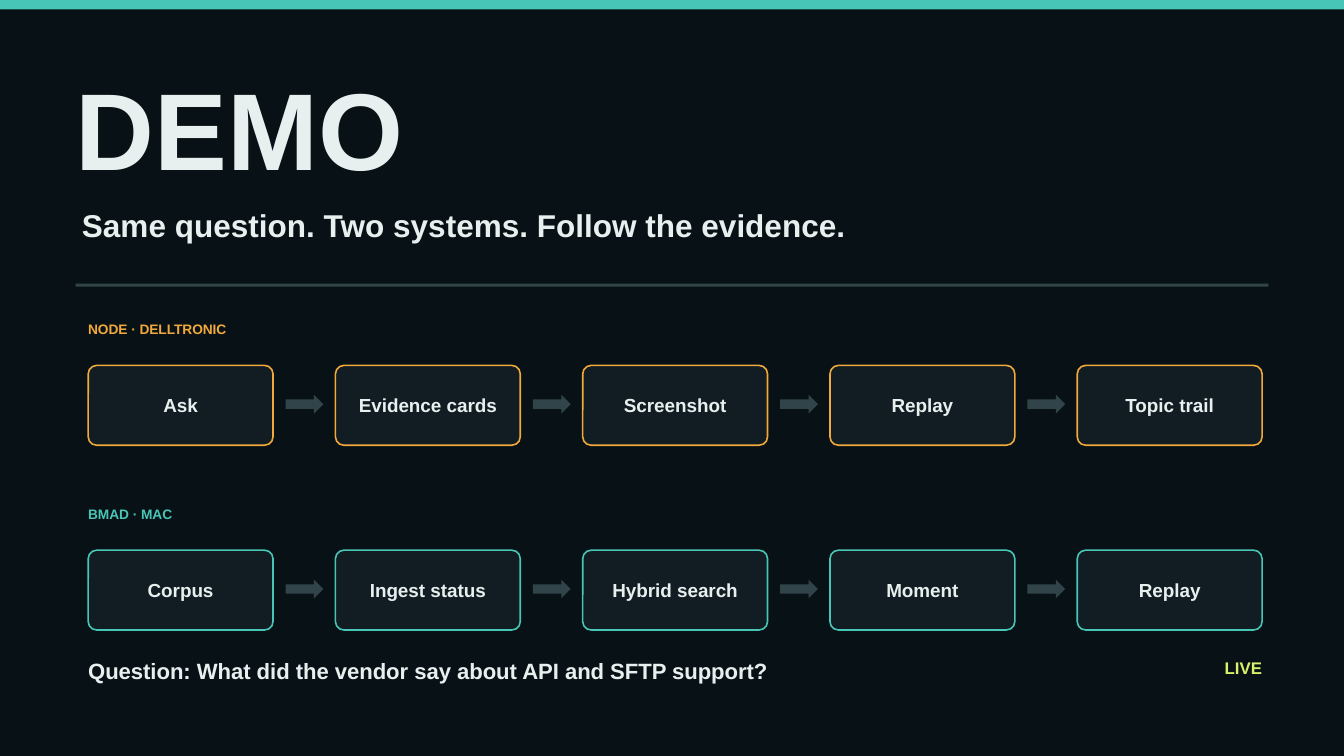
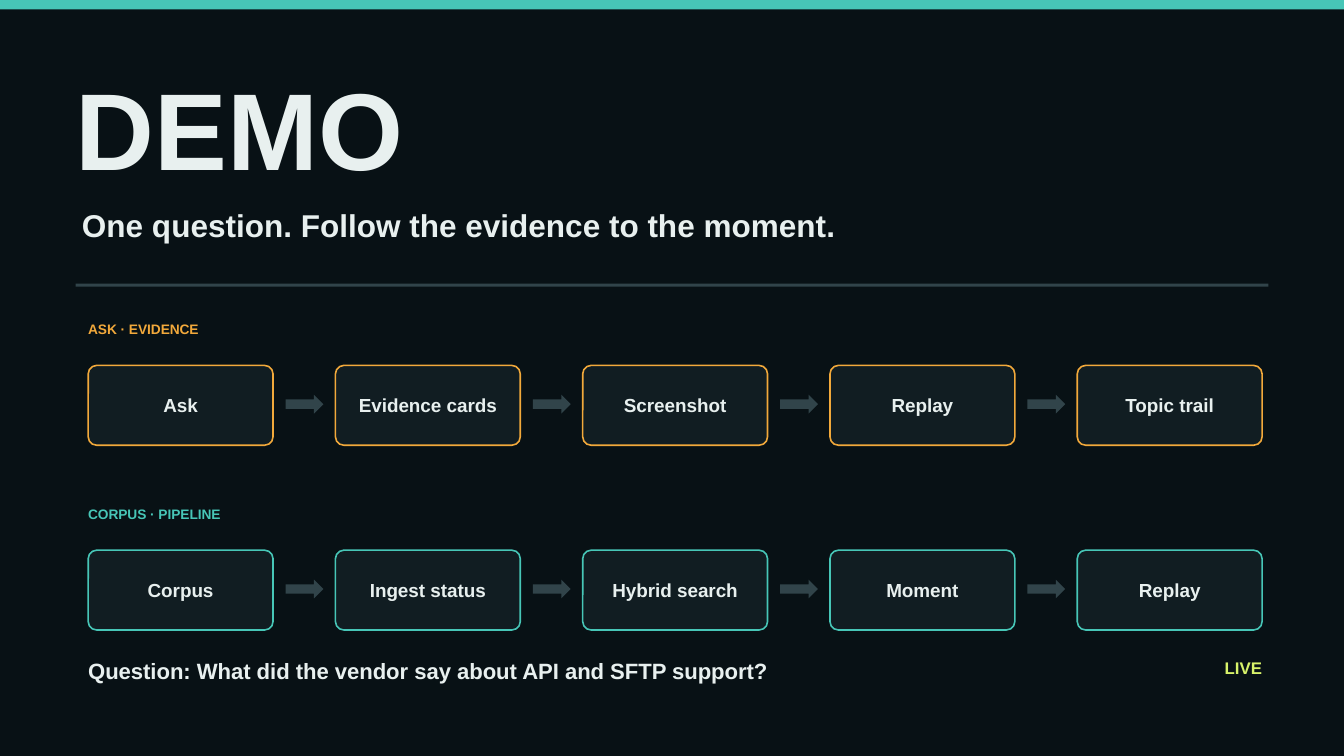
Before and after one commit to tgoeke/july-2026-ai-americas-cohort-meetingminer, a slide deck: slide 9 of docs/MeetingMiner-15-minute-capstone.pptx (slide 14 before the commit). Drawn at 1344x756 pixels with LibreOffice and Linux fonts; fonts in the diff are those of the drawing. Boxes give left, top, right and bottom in pixels: in the first picture for what was removed or moved away, otherwise in the second. Text is boxed around its words. In the diff, an @@ line names an element or a change of style, - is before the commit and + after.

```diff
--- a/docs/MeetingMiner-15-minute-capstone.pptx
+++ b/docs/MeetingMiner-15-minute-capstone.pptx
@@ text at (82, 214, 835, 243): text changed @@
-Same question. Two systems. Follow the evidence.
+One question. Follow the evidence to the moment.
@@ text at (88, 324, 199, 334): text changed @@
-NODE · DELLTRONIC
+ASK · EVIDENCE
@@ text at (88, 509, 220, 519): text changed @@
-BMAD · MAC
+CORPUS · PIPELINE
```
Also in this commit, not shown: 10 other slides changed, 7 slides removed, 1 other file.
